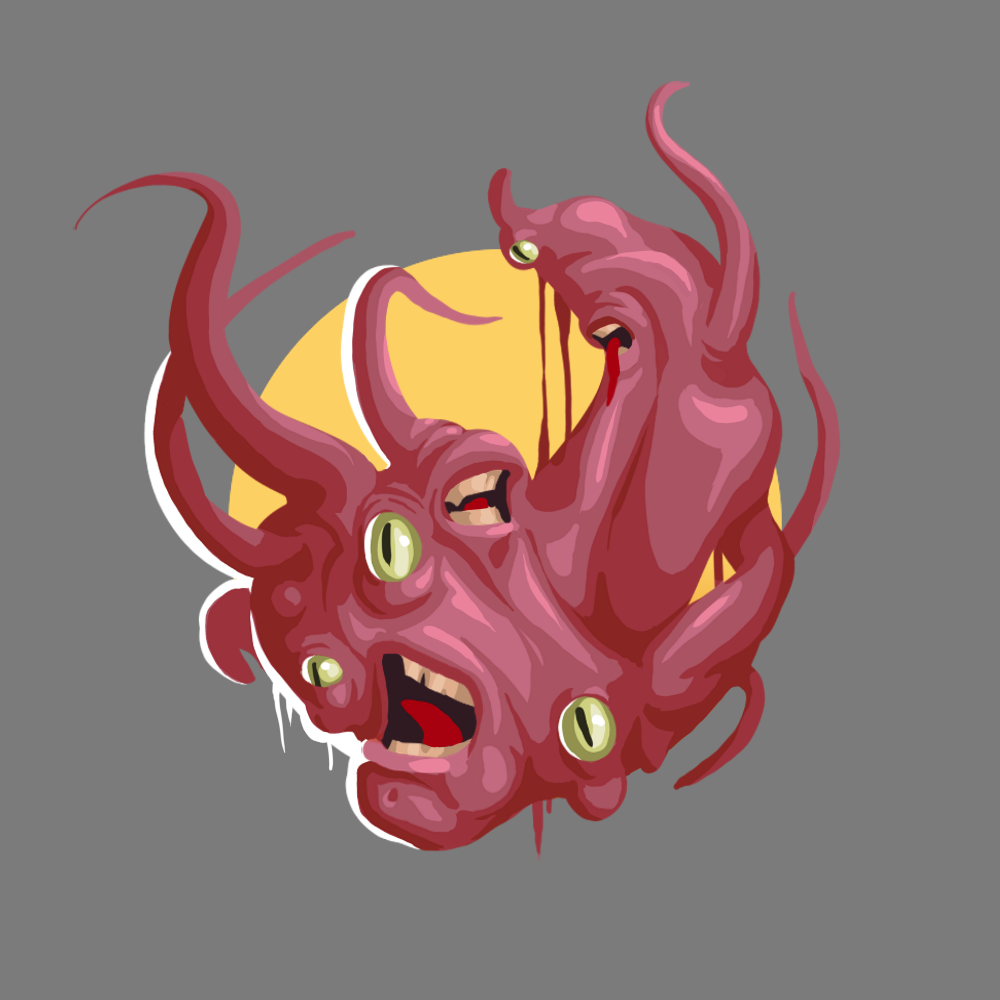
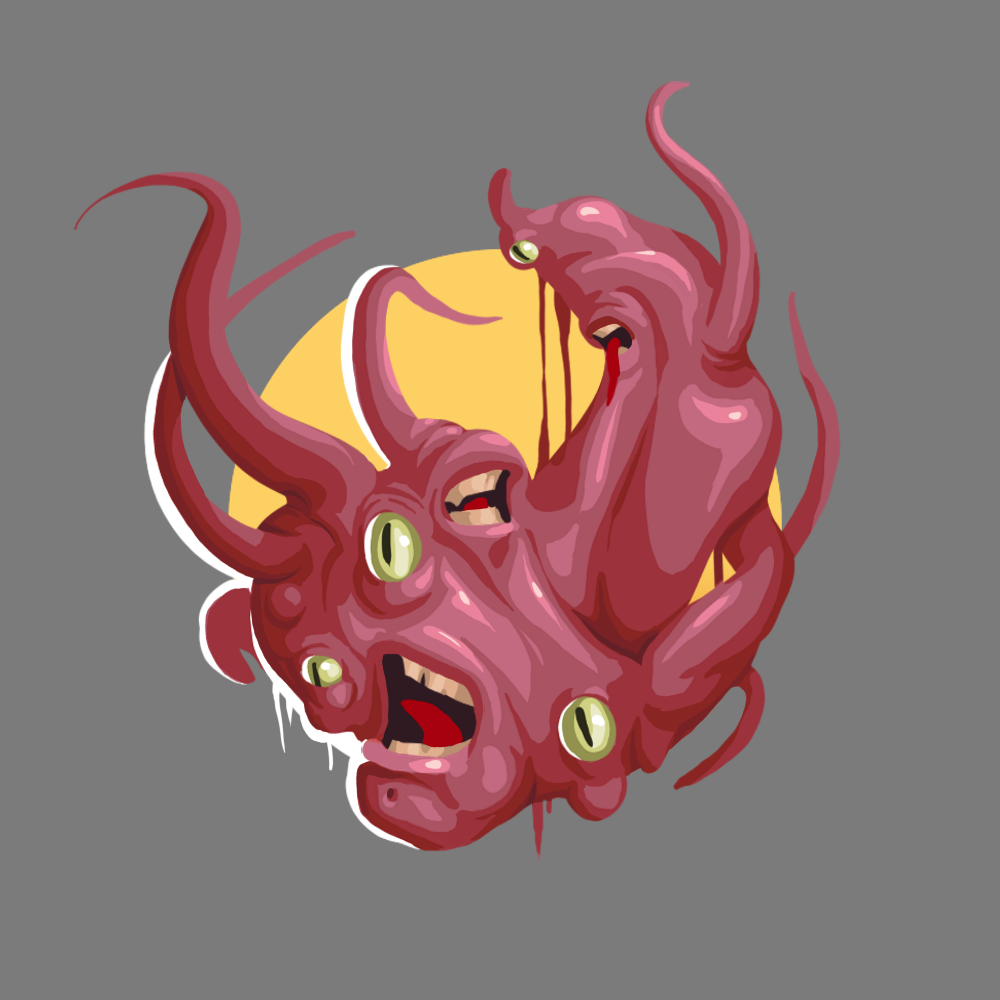
The second 1000 × 1000 image is a revision of the first. Changes to its layers:
added layer "Copy of Layer 12" in group "Layer 14" over [154, 193, 769, 841]
painted on "Layer 12" over [247, 206, 759, 841]
painted on "Layer 20" (1st of 2, in "Layer 14") over [311, 206, 769, 831]
painted on "Layer 18" over [154, 193, 769, 841]
